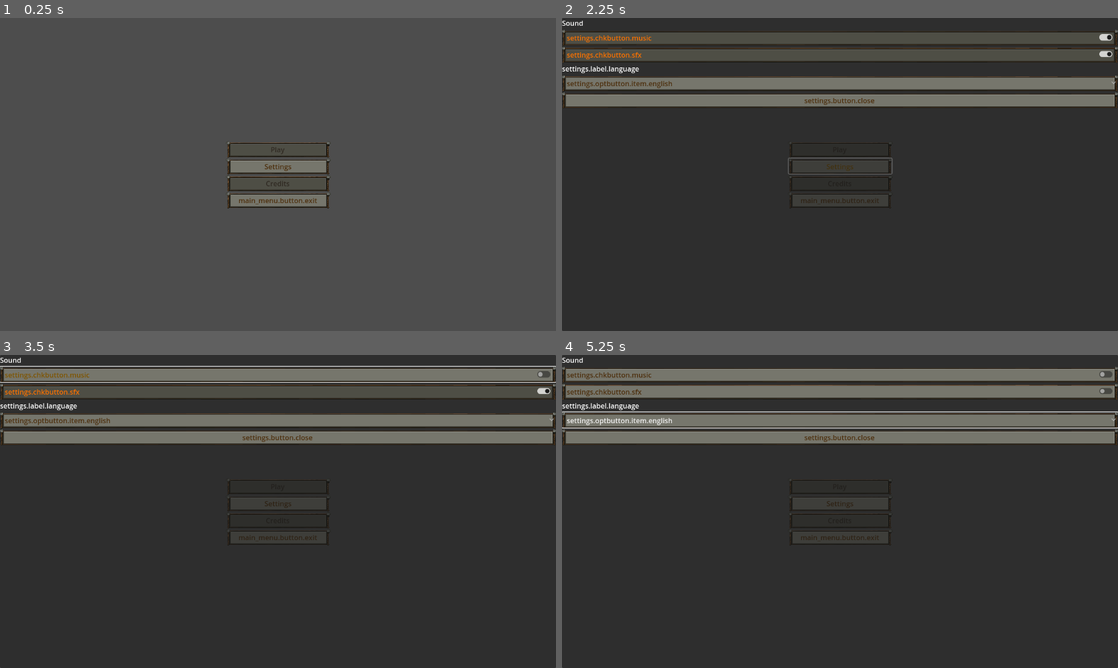
Above: before the commit, frames 1-4 (two rows, left to right).
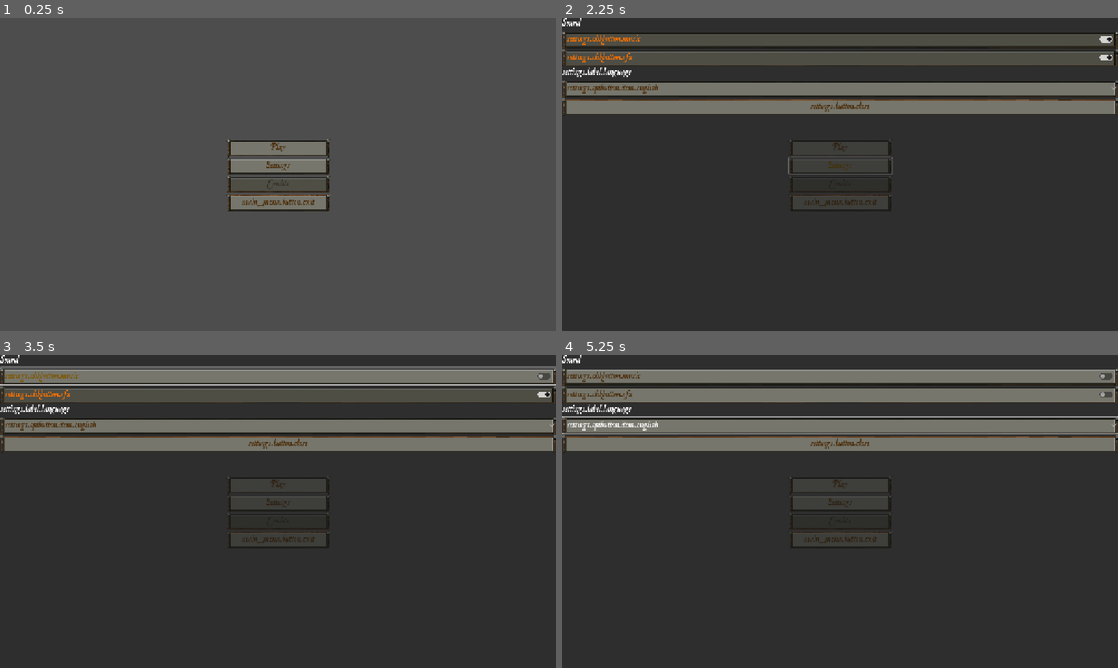
Above: after the commit, the same moments.

Repository: AntonioLive8166GameDev/runes-of-the-forsaken
Game: Godot game, scene res://scenes/main_menu.tscn
Same seed, same stepped clock (60 frames per second), same inputs: the game is played once before the commit and once after it. Sound files missing from this copy of the repository are replaced by a short silence.
Inputs (mouse positions are in pixels of both pictures, inside the frame that each line leads up to):
- Up to frame 1 (0.25 s): no input
- Up to frame 2 (2.25 s): click (840, 146) at 0.5 s, where only the run after the commit has a clickable "Play"; click (840, 146) at 1.25 s, where only the run after the commit has a clickable "Play"; click "Settings" at 2 s
- Up to frame 3 (3.5 s): click "settings.chkbutton.music" at 2.75 s
- Up to frame 4 (5.25 s): click "settings.chkbutton.sfx" at 3.5 s; click "settings.optbutton.item.engli…" at 4.25 s; move the mouse to (962, 495) at 5.02 s; hold D (right) from 5.03 s (still down); tap Backspace at 5.1 s; click (962, 495) at 5.17 s

The runs differ from the first frame. In frame 1, 2.0% of the frame differs, in the area x 40-60%, y 38-62%; in frame 2, 13%; in frame 3, 14%, in the area x 0-100%, y 0-62%; in frame 4, 14%.

Commit message:
Added fonts and masks fixes

Diff:
--- a/project.godot
+++ b/project.godot
@@ -27,7 +27,7 @@
 
 window/size/viewport_width=1280
 window/size/viewport_height=720
-window/stretch/mode="viewport"
+window/stretch/mode="canvas_items"
 
 [editor_plugins]
 
--- a/resourses/themes/main_menu_theme.tres
+++ b/resourses/themes/main_menu_theme.tres
@@ -1,7 +1,8 @@
-[gd_resource type="Theme" load_steps=5 format=3 uid="uid://brty8f0s5nm4i"]
+[gd_resource type="Theme" load_steps=6 format=3 uid="uid://brty8f0s5nm4i"]
 
 [ext_resource type="Texture2D" uid="uid://3lhp72nst2al" path="res://resourses/textures/UI/button_pressed.png" id="1_g5dmv"]
 [ext_resource type="Texture2D" uid="uid://w0baalewad1d" path="res://resourses/textures/UI/button.png" id="2_1qqc7"]
+[ext_resource type="FontFile" uid="uid://dvu1qu5iawci7" path="res://resourses/fonts/jancieni.ttf" id="3_1qqc7"]
 
 [sub_resource type="StyleBoxTexture" id="StyleBoxTexture_oa1go"]
 texture = ExtResource("1_g5dmv")
@@ -24,6 +25,8 @@
 expand_margin_bottom = 2.0
 
 [resource]
+default_font = ExtResource("3_1qqc7")
+default_font_size = 24
 Button/colors/font_color = Color(0.303652, 0.186343, 0.0520657, 1)
 Button/colors/font_disabled_color = Color(0.0689775, 0.0226209, 9.02452e-09, 0.5)
 Button/colors/font_hover_color = Color(0.498005, 0.333599, 9.62615e-08, 1)
--- a/scenes/Enemies/arrow.tscn
+++ b/scenes/Enemies/arrow.tscn
@@ -7,7 +7,6 @@
 
 [node name="Arrow" type="Area2D" groups=["enemy_projectiles"]]
 collision_layer = 4
-collision_mask = 5
 script = ExtResource("1_a03gk")
 speed = 800
 
--- a/scenes/levels/arcade_level.gd
+++ b/scenes/levels/arcade_level.gd
@@ -26,7 +26,7 @@
 	# TODO: Instancia de enemigos, items y esa wea yatusabe.
 
 
-## Wmite [signal ArcadeLevel.level_ended] y elimina la escena actual del árbol de escenas.
+## Emite [signal ArcadeLevel.level_ended] y elimina la escena actual del árbol de escenas.
 func end_level() -> void:
 	emit_signal("level_ended")
 	queue_free()
--- /dev/null
+++ b/scenes/levels/arcade_level_0.tscn
@@ -0,0 +1,5 @@
+[gd_scene format=3 uid="uid://ccu1cxtfm3ql0"]
+
+[node name="ArcadeLevel0" type="Node2D"]
+
+[node name="TileMapLayer" type="TileMapLayer" parent="."]
--- a/scenes/levels/test_main_scene.gd
+++ b/scenes/levels/level_host.gd
@@ -12,6 +12,11 @@
 
 
 func _ready() -> void:
+	#var level : int = 0
+	#while FileAccess.file_exists("res://scenes/levels/level_" + str(level) + ".tscn"):
+		#var path : String = "res://scenes/levels/level_{}.tscn".format(level)
+		#levels.append(preload(path))
+
 	# "Barajamos" los elementos de _levels para mejorar la aleatoriedad.
 	_levels.shuffle()
 	select_random_level()
@@ -35,4 +40,4 @@
 
 ## Una señal proveniente del nivel en curso se cnonecta con esta función cuando éste finaliza.
 func _on_arcade_level_level_ended() -> void:
-	pass # TODO: Decidir qué hacer cuando se acabe un nivel para programar esto xd.
+	select_random_level()
--- /dev/null
+++ b/scenes/levels/level_host.tscn
@@ -0,0 +1,6 @@
+[gd_scene load_steps=2 format=3 uid="uid://bxkfibaim0upy"]
+
+[ext_resource type="Script" uid="uid://b12t2o57tms4x" path="res://scenes/levels/level_host.gd" id="1_qha31"]
+
+[node name="LevelHost" type="Node2D"]
+script = ExtResource("1_qha31")
--- a/scenes/levels/test_main_scene.tscn
+++ /dev/null
@@ -1,6 +0,0 @@
-[gd_scene load_steps=2 format=3 uid="uid://bxkfibaim0upy"]
-
-[ext_resource type="Script" uid="uid://b12t2o57tms4x" path="res://scenes/levels/test_main_scene.gd" id="1_c4j5l"]
-
-[node name="TestMainScene" type="Node2D"]
-script = ExtResource("1_c4j5l")
--- a/scenes/main_menu.tscn
+++ b/scenes/main_menu.tscn
@@ -32,7 +32,6 @@
 [node name="Play" type="Button" parent="VBoxContainer"]
 layout_mode = 2
 theme = ExtResource("1_ekxnf")
-disabled = true
 text = "main_menu.button.play"
 
 [node name="Settings" type="Button" parent="VBoxContainer"]
--- a/scenes/player/player.gd
+++ b/scenes/player/player.gd
@@ -47,6 +47,7 @@
 	is_alive = false
 	$DamageTrigger.monitoring = false
 	$DamageTrigger.monitoring = true
+
 	# TODO: Programar la animación.
 	$PlayerSFX.stream = preload("res://resourses/sfx/game_over.wav")
 	$PlayerSFX.play()
Binary file added: resourses/fonts/jancieni.ttf
Not shown, added: resourses/fonts/jancieni.ttf.import
Binary file added: resourses/fonts/jancient.ttf
Not shown, added: resourses/fonts/jancient.ttf.import
Not shown, added: resourses/fonts/readme.txt
Binary file added: resourses/textures/tilesets/cave_tileset.png
Not shown, added: resourses/textures/tilesets/cave_tileset.png.import
Renamed: scenes/levels/test_main_scene.gd.uid -> scenes/levels/level_host.gd.uid
Not shown: 1 places in scenes/main_menu.tscn that only renumber resources
